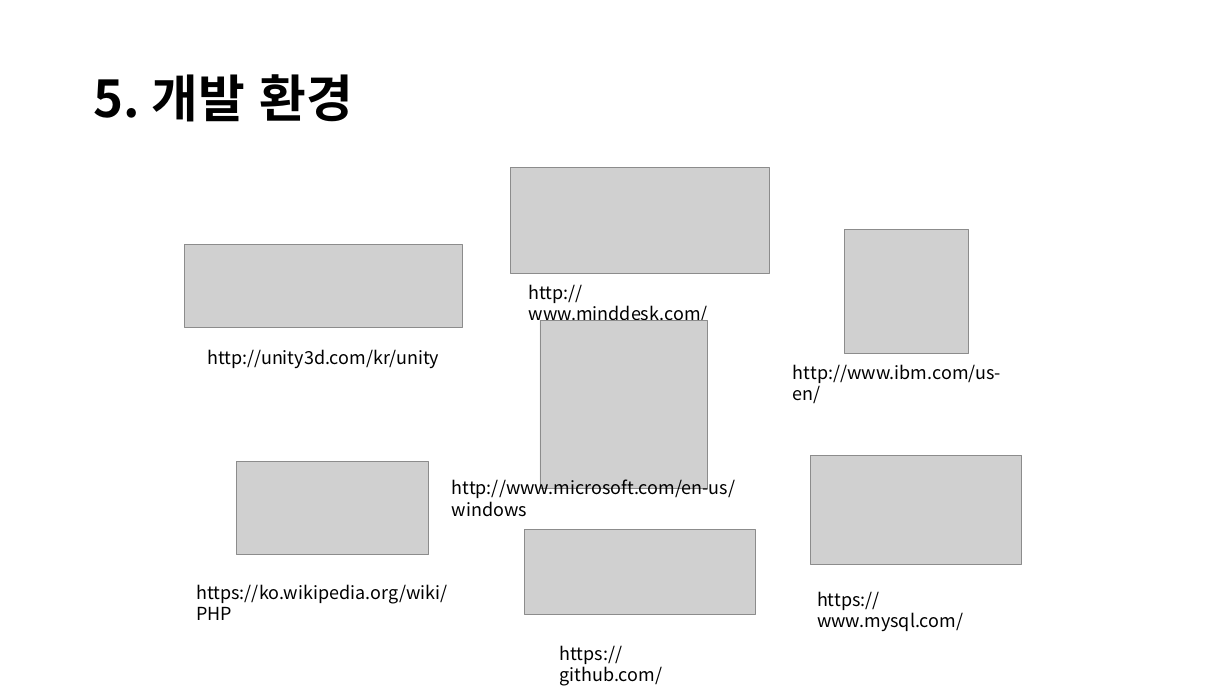
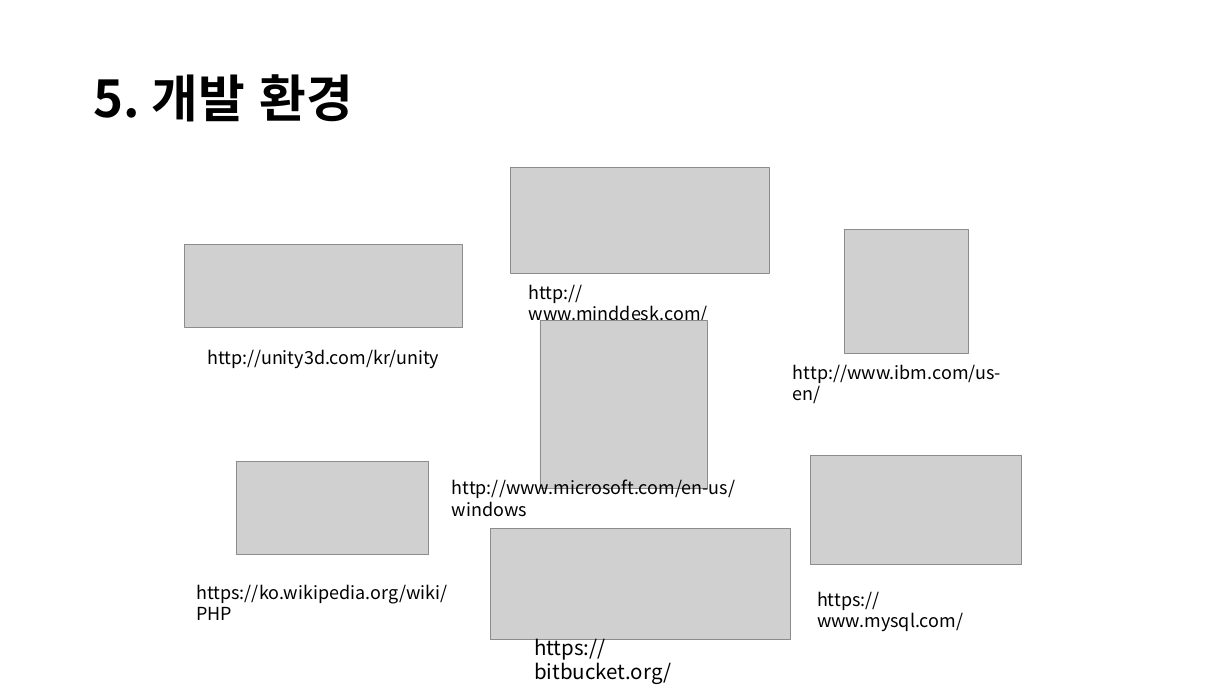
Before and after one commit to JinsooLee-Testing/aww, a slide deck: slide 16 of 기획문서/중간발표/Aww_중간발표.pptx. Drawn at 1232x693 pixels with LibreOffice and Linux fonts; fonts in the diff are those of the drawing; grey boxes stand for pictures; background and template pictures are left out. Boxes give left, top, right and bottom in pixels: in the first picture for what was removed or moved away, otherwise in the second. Text is boxed around its words. In the diff, an @@ line names an element or a change of style, - is before the commit and + after.

```diff
--- a/기획문서/중간발표/Aww_중간발표.pptx
+++ b/기획문서/중간발표/Aww_중간발표.pptx
@@ picture: place and size @@
-picture at (525,530,755,615)
+picture at (491,529,790,640)
@@ text at (534,638,672,684): text changed; size 14 to 16 pt @@
-https://github.com/
+https://bitbucket.org/
```
Also in this commit, not shown: 1 other slide changed, 1 slide added, 1 slide removed, 7 other files.
